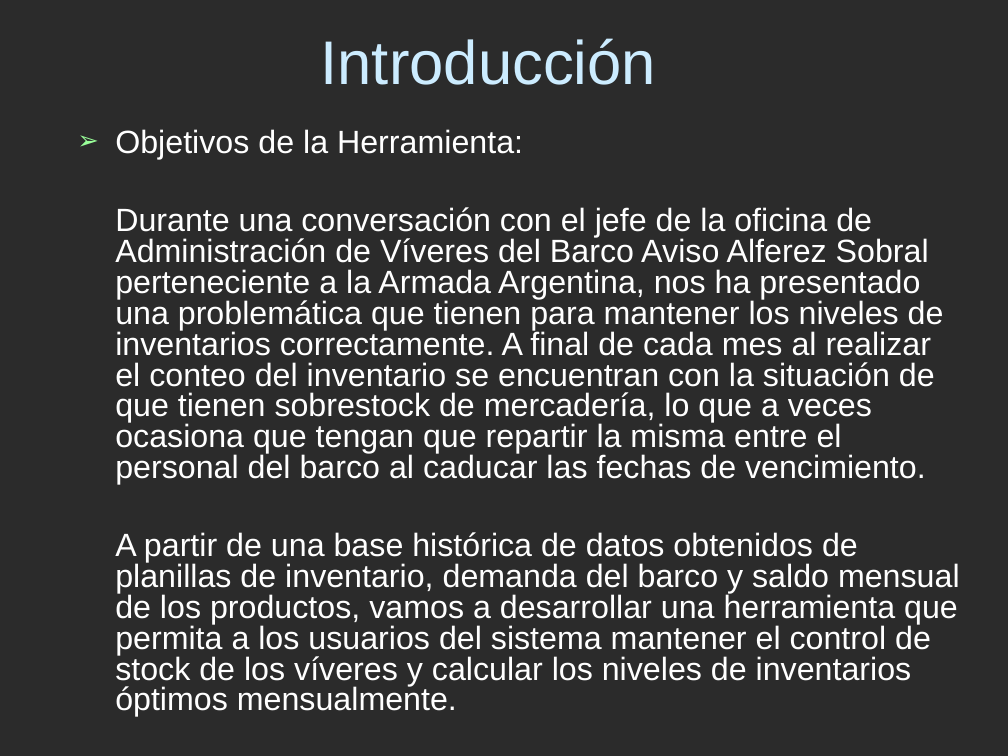
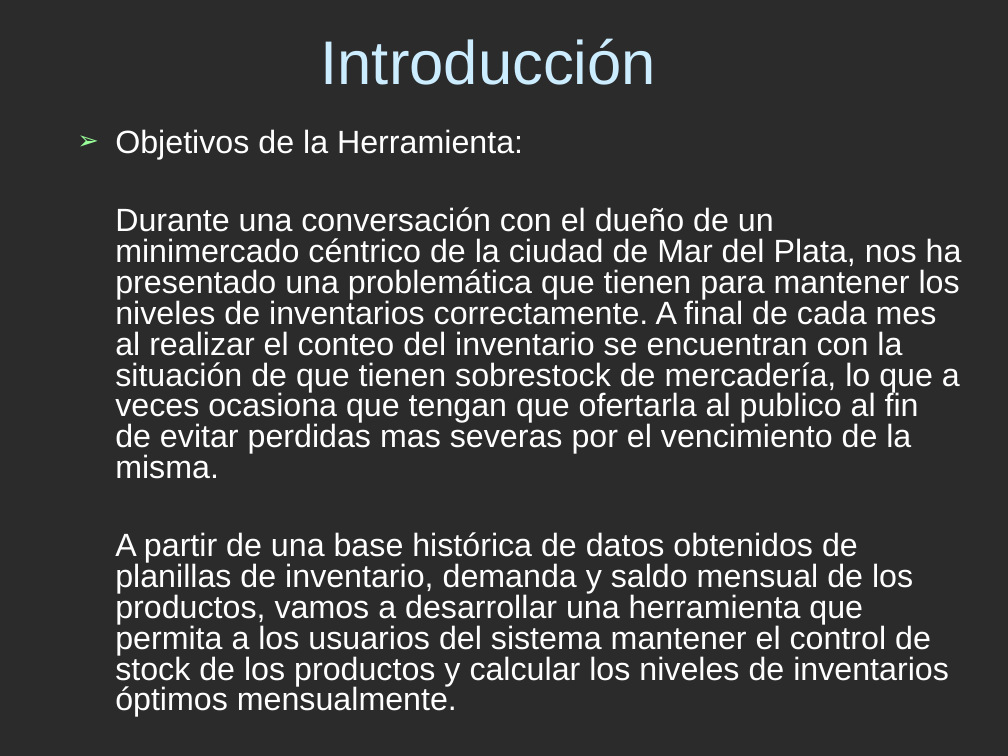
Before and after one commit to brunomontoya17/operativa, a slide deck: slide 2 of Trabajo Practico Especial-PPT 2.ppt. Drawn at 1008x756 pixels with LibreOffice and Linux fonts; fonts in the diff are those of the drawing; background and template pictures are left out; a plain dark background stands for a picture behind light text. Boxes give left, top, right and bottom in pixels: in the first picture for what was removed or moved away, otherwise in the second. Text is boxed around its words. In the diff, an @@ line names an element or a change of style, - is before the commit and + after.

```diff
--- a/Trabajo Practico Especial-PPT 2.ppt
+++ b/Trabajo Practico Especial-PPT 2.ppt
@@ text at [115,207,962,717]: text changed @@
-Durante una conversación con el jefe de la oficina de Administración de Víveres del Barco Aviso Alferez Sobral perteneciente a la Armada Argentina, nos ha presentado una problemática que tienen para mantener los niveles de inventarios correctamente. A final de cada mes al realizar el conteo del inventario se encuentran con la situación de que tienen sobrestock de mercadería, lo que a veces ocasiona que tengan que repartir la misma entre el personal del barco al caducar las fechas de vencimiento.
-A partir de una base histórica de datos obtenidos de planillas de inventario, demanda del barco y saldo mensual de los productos, vamos a desarrollar una herramienta que permita a los usuarios del sistema mantener el control de stock de los víveres y calcular los niveles de inventarios óptimos mensualmente.
+Durante una conversación con el dueño de un minimercado céntrico de la ciudad de Mar del Plata, nos ha presentado una problemática que tienen para mantener los niveles de inventarios correctamente. A final de cada mes al realizar el conteo del inventario se encuentran con la situación de que tienen sobrestock de mercadería, lo que a veces ocasiona que tengan que ofertarla al publico al fin de evitar perdidas mas severas por el vencimiento de la misma.
+A partir de una base histórica de datos obtenidos de planillas de inventario, demanda y saldo mensual de los productos, vamos a desarrollar una herramienta que permita a los usuarios del sistema mantener el control de stock de los productos y calcular los niveles de inventarios óptimos mensualmente.
```
Also in this commit, not shown: 2 other slides changed, 26 other files.
